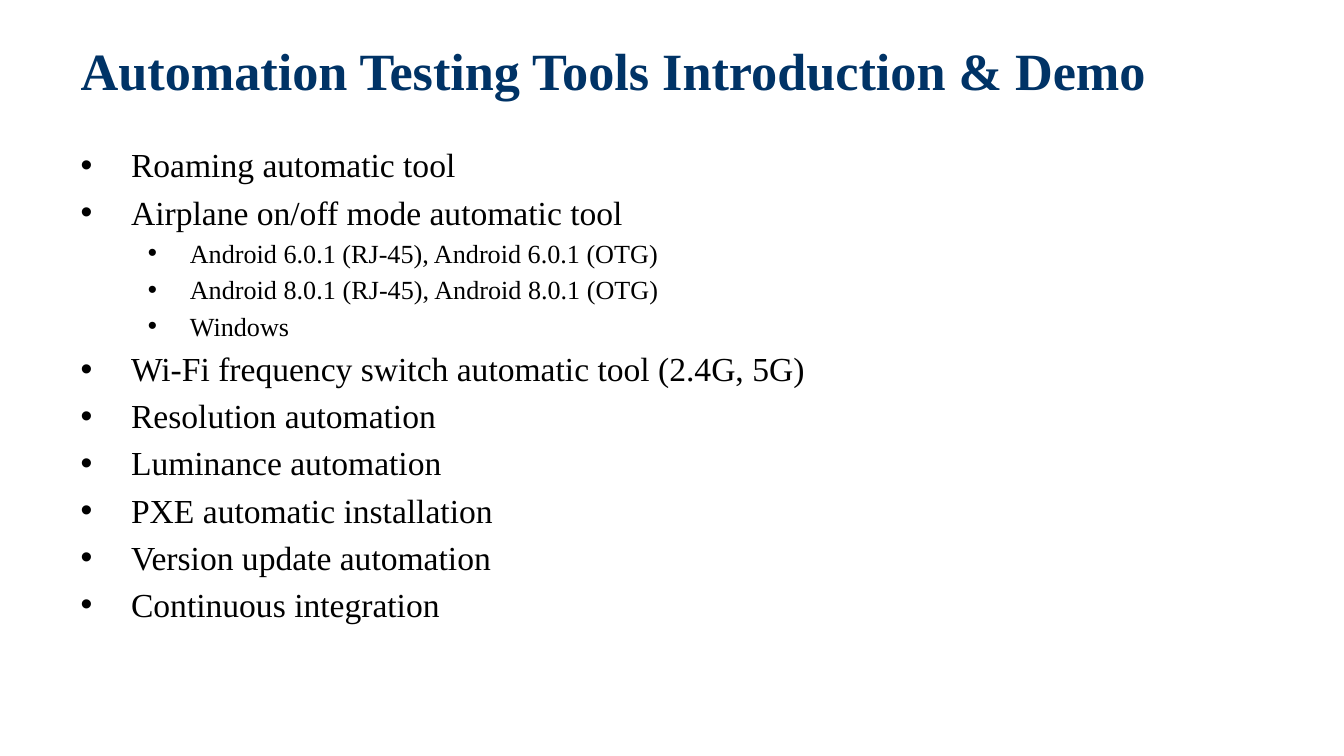
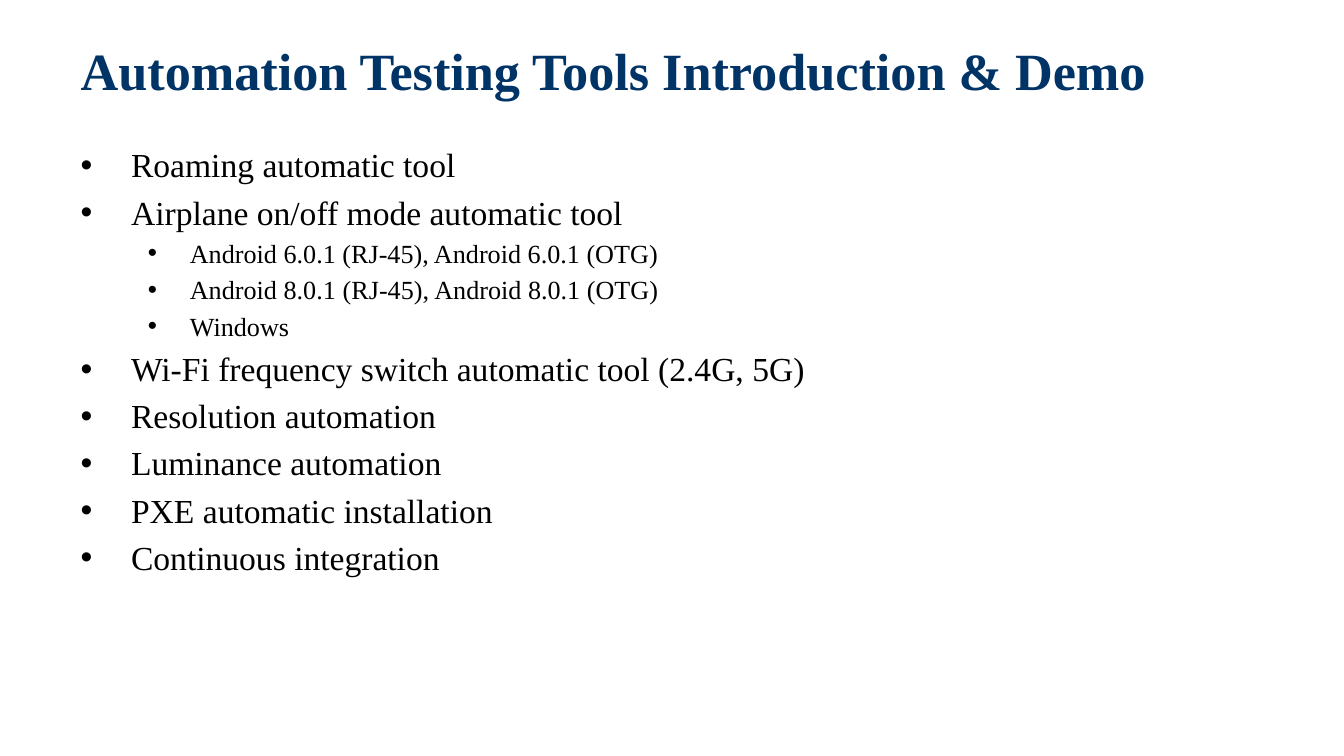
Before and after one commit to jackiejay888/automation, a slide deck: slide 8 of kpi/Test Automation_Demo.pptx. Drawn at 1344x756 pixels with LibreOffice and Linux fonts; fonts in the diff are those of the drawing; background and template pictures are left out. Boxes give left, top, right and bottom in pixels: in the first picture for what was removed or moved away, otherwise in the second. Text is boxed around its words. In the diff, an @@ line names an element or a change of style, - is before the commit and + after.

```diff
--- a/kpi/Test Automation_Demo.pptx
+++ b/kpi/Test Automation_Demo.pptx
@@ text at bbox=[131, 546, 491, 576]: paragraph removed @@
-• Version update automation
```
Also in this commit, not shown: 7 slides added, 1 other file.
